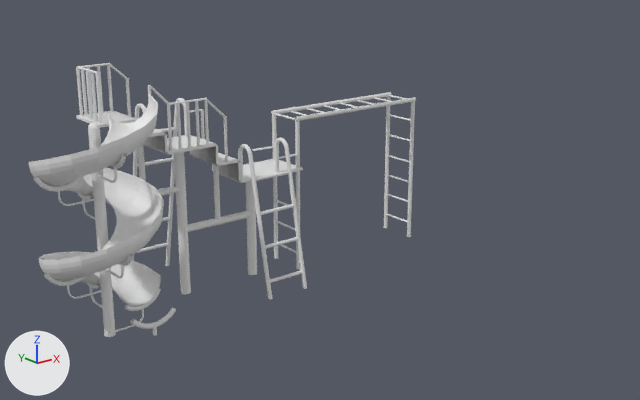
Before and after pictures for a commit that changed the OBJ model model/spiral-slide/spiral-slide.obj.
The view is the same before and after, from a 50 mm lens placed at (-15.4, -20.36, 10.69), pointed at (-0.92, -2.26, 3.45). Arrows for +X, +Y and +Z are at lower left; the lights stay in place. Where no turn or scale is listed for an object, it has been applied to the vertices.

Objects in the first picture: 'Circle.000_Circle.003', 'Circle.002_Circle.024', 'Circle.005_Circle.025', 'Circle.008_Circle.009', 'Cube', 'Cylinder.020_Cylinder.023', 'cylinder_Circle.002'.
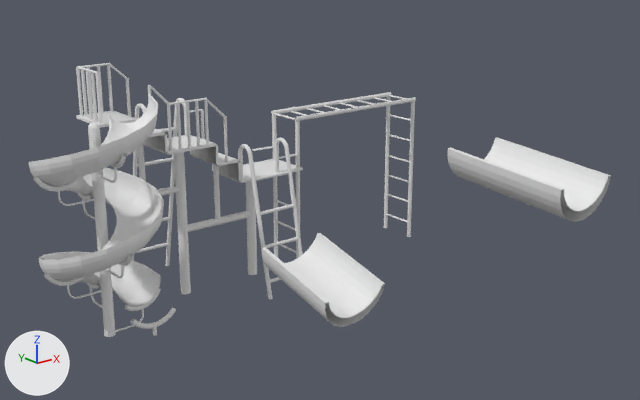
Patch to the scene script:
```diff
--- a/model/spiral-slide/spiral-slide.obj.py
+++ b/model/spiral-slide/spiral-slide.obj.py
@@ me_circle_circle_004 @@
+me_circle_circle_004.from_pydata(...)  # 64 vertices, 32 faces; spans x -2.64..-0.64, y -4.64..-1.69, z 0.72..2.37
@@ me_circle_001_circle_005 @@
+me_circle_001_circle_005.from_pydata(...)  # 64 vertices, 32 faces; spans x 1.5..3.5, y -8.29..-4.56, z 3.7..5.0
@@ ob_circle_circle_004 @@
+ob_circle_circle_004 = bpy.data.objects.new('Circle_Circle.004', me_circle_circle_004)
+ob_circle_circle_004.location = (0.0, 0.0, 0.0)
@@ ob_circle_001_circle_005 @@
+ob_circle_001_circle_005 = bpy.data.objects.new('Circle.001_Circle.005', me_circle_001_circle_005)
+ob_circle_001_circle_005.location = (0.0, 0.0, 0.0)
```

Pixel boxes [x1, y1, x2, y2] of what changed, in the pictures (640 x 400 px):
'Circle.001_Circle.005', added
    after: [447, 137, 611, 222]
'Circle_Circle.004', added
    after: [262, 233, 385, 327]
